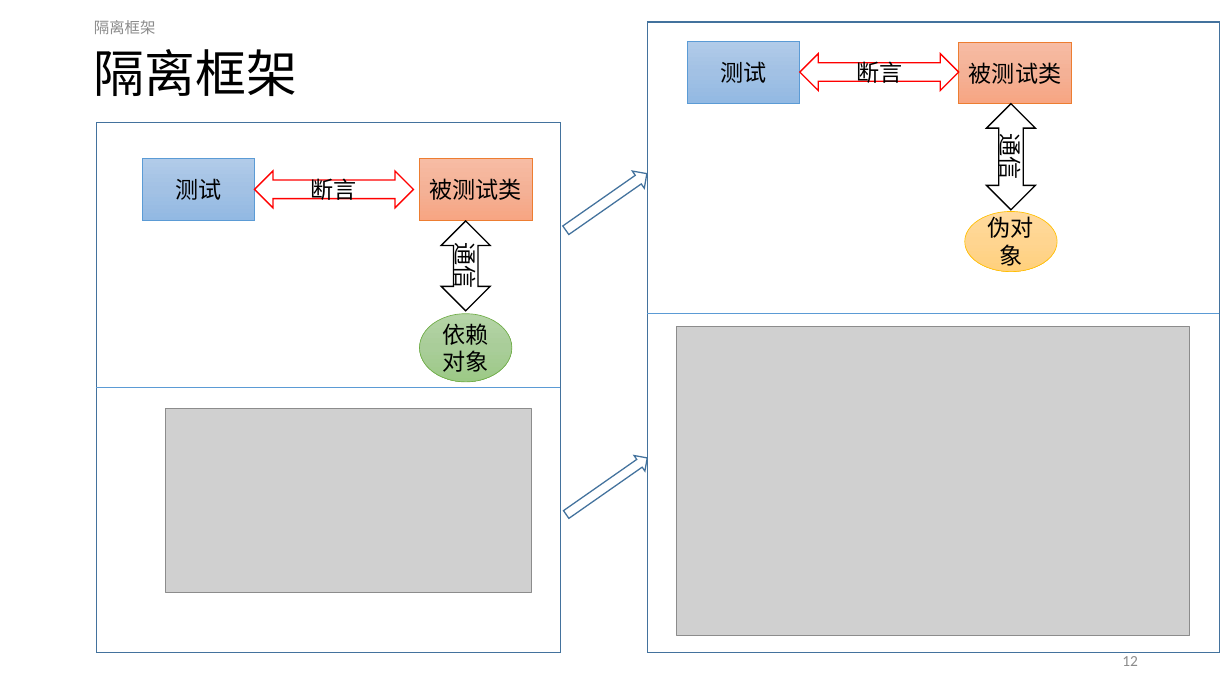
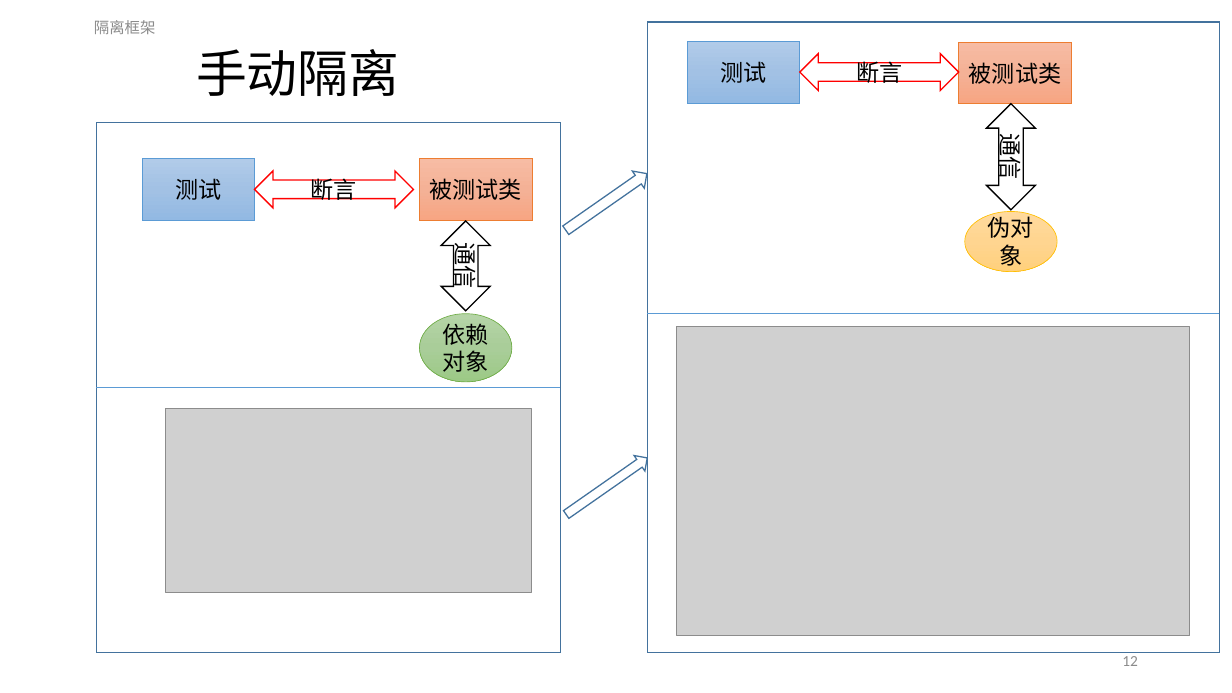
Before and after one commit to ReganHe/SharpUnitTest, a slide deck: slide 12 of MyUnitTest/Document/单元测试.pptx. Drawn at 1232x693 pixels with LibreOffice and Linux fonts; fonts in the diff are those of the drawing; grey boxes stand for pictures. Boxes give left, top, right and bottom in pixels: in the first picture for what was removed or moved away, otherwise in the second. Text is boxed around its words. In the diff, an @@ line names an element or a change of style, - is before the commit and + after.

Commit message:
自模拟框架整理

```diff
--- a/MyUnitTest/Document/单元测试.pptx
+++ b/MyUnitTest/Document/单元测试.pptx
@@ title at box(196, 49, 399, 96): text changed @@
-隔离框架
+手动隔离
```
Also in this commit, not shown: 2 other slides changed, 7 other files.
